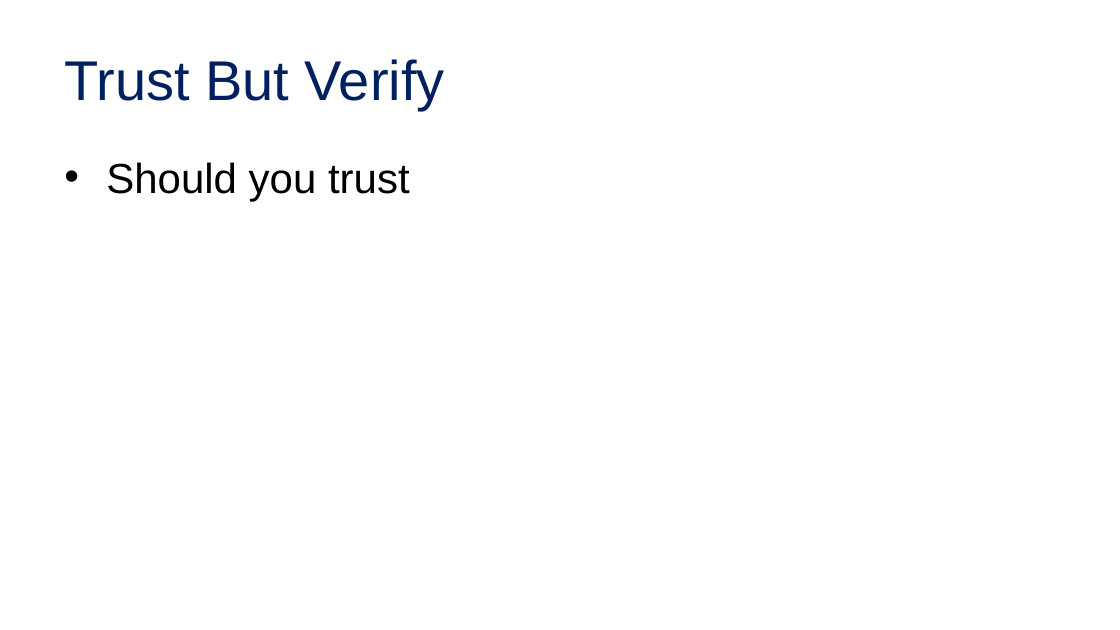
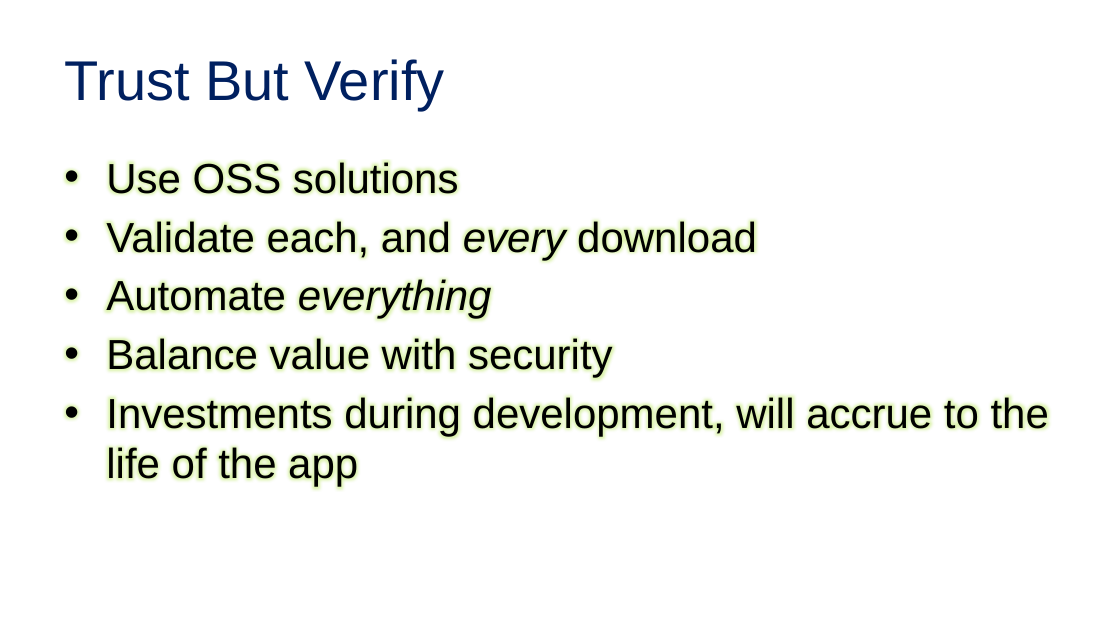
Before and after one commit to SteveLasker/Presentations, a slide deck: slide 15 of CloudContainersLive19-OSandFxPatching.pptx (slide 14 before the commit). Drawn at 1120x630 pixels with LibreOffice and Linux fonts; fonts in the diff are those of the drawing; background and template pictures are left out. Boxes give left, top, right and bottom in pixels: in the first picture for what was removed or moved away, otherwise in the second. Text is boxed around its words. In the diff, an @@ line names an element or a change of style, - is before the commit and + after.

```diff
--- a/CloudContainersLive19-OSandFxPatching.pptx
+++ b/CloudContainersLive19-OSandFxPatching.pptx
@@ text at box(106, 159, 1049, 487): text changed @@
-• Should you trust
+• Use OSS solutions
+• Validate each, and every download
+• Automate everything
+• Balance value with security
+• Investments during development, will accrue to the life of the app
```
Also in this commit, not shown: 5 other slides changed, 1 slide added, 2 slides removed, 1 other file.
